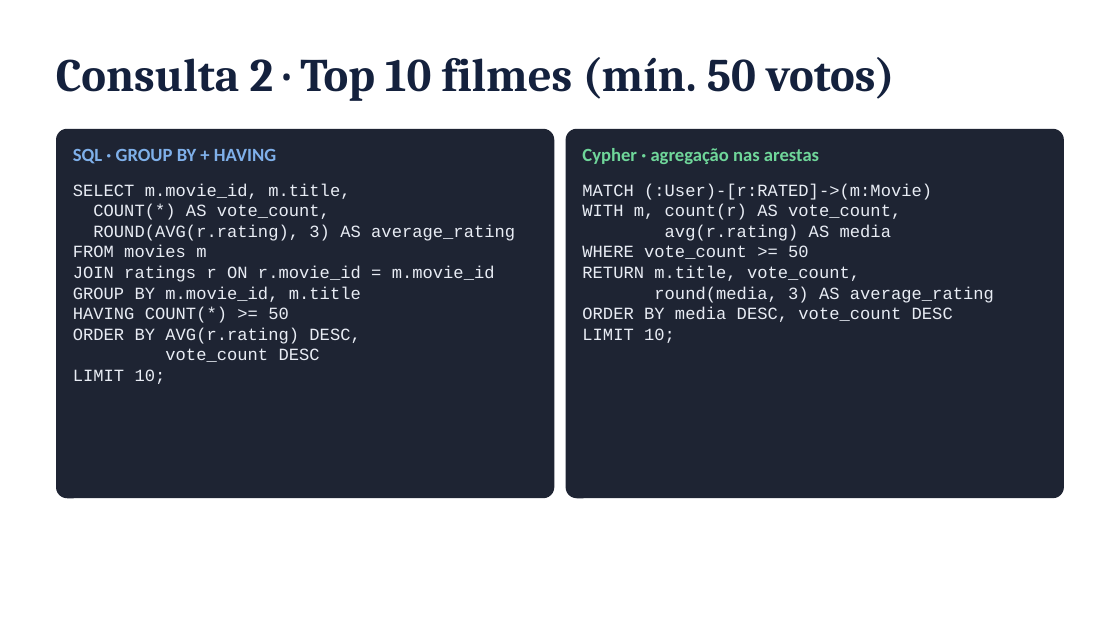
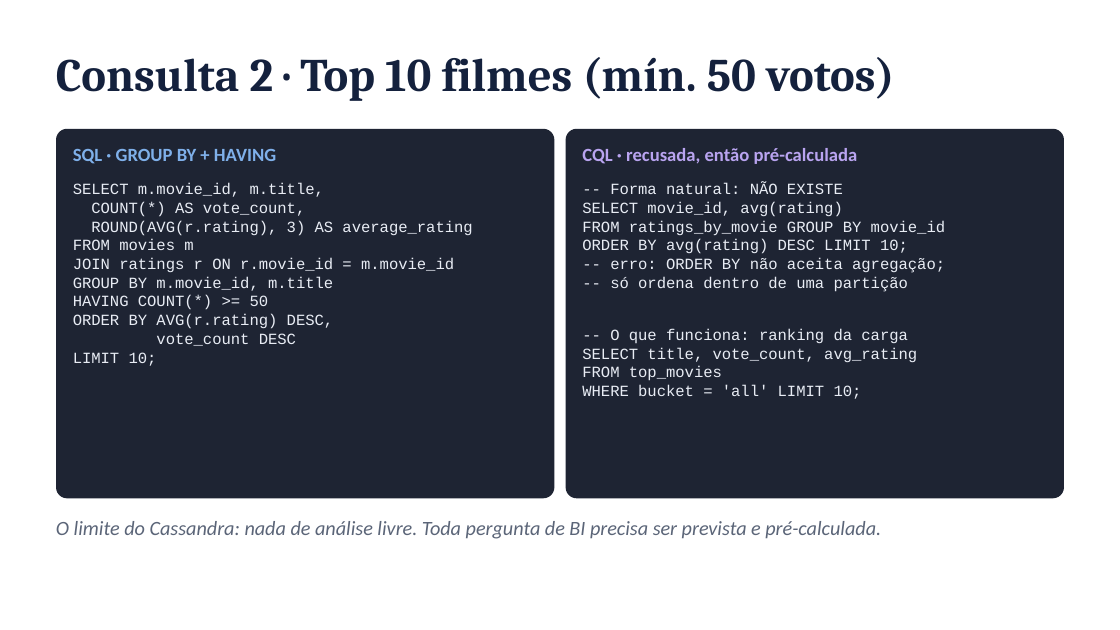
Before and after one commit to FineiasAntonio/BancoDeDados, a slide deck: slide 8 of docs/apresentacao.pptx. Drawn at 1120x630 pixels with LibreOffice and Linux fonts; fonts in the diff are those of the drawing. Boxes give left, top, right and bottom in pixels: in the first picture for what was removed or moved away, otherwise in the second. Text is boxed around its words. In the diff, an @@ line names an element or a change of style, - is before the commit and + after.

```diff
--- a/docs/apresentacao.pptx
+++ b/docs/apresentacao.pptx
@@ text at box(582, 148, 858, 164): text changed; text colour #6FD69A to #B9A4F0 @@
-Cypher · agregação nas arestas
+CQL · recusada, então pré-calculada
@@ text "SELECT m.movie_id, m.title," at box(73, 183, 472, 366): size 11 to 10 pt @@
@@ text at box(582, 183, 945, 399): text changed; size 11 to 10 pt @@
-MATCH (:User)-[r:RATED]->(m:Movie)
-WITH m, count(r) AS vote_count,
-avg(r.rating) AS media
-WHERE vote_count >= 50
-RETURN m.title, vote_count,
-round(media, 3) AS average_rating
-ORDER BY media DESC, vote_count DESC
-LIMIT 10;
+-- Forma natural: NÃO EXISTE
+SELECT movie_id, avg(rating)
+FROM ratings_by_movie GROUP BY movie_id
+ORDER BY avg(rating) DESC LIMIT 10;
+-- erro: ORDER BY não aceita agregação;
+-- só ordena dentro de uma partição
+-- O que funciona: ranking da carga
+SELECT title, vote_count, avg_rating
+FROM top_movies
+WHERE bucket = 'all' LIMIT 10;
@@ text added at box(56, 521, 881, 539), 13 pt, text #5B6578, italic @@
+O limite do Cassandra: nada de análise livre. Toda pergunta de BI precisa ser prevista e pré-calculada.
```
Also in this commit, not shown: 10 other slides changed, 3 slides added, 4 slides removed, 3 other files.
